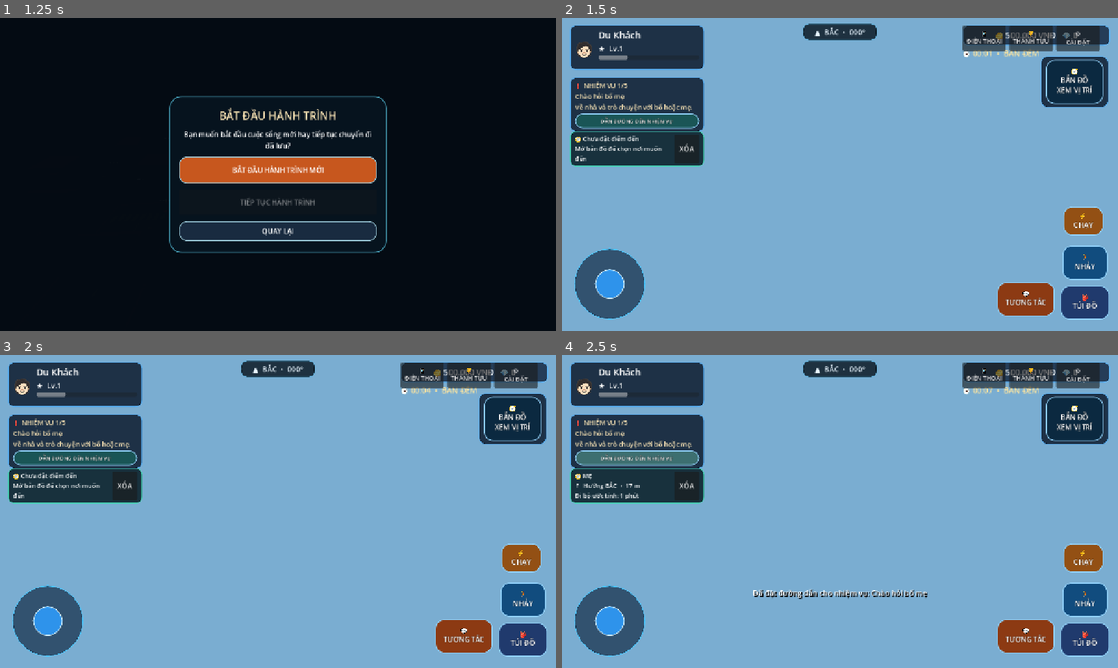
Above: before the commit, frames 1-4 (two rows, left to right).
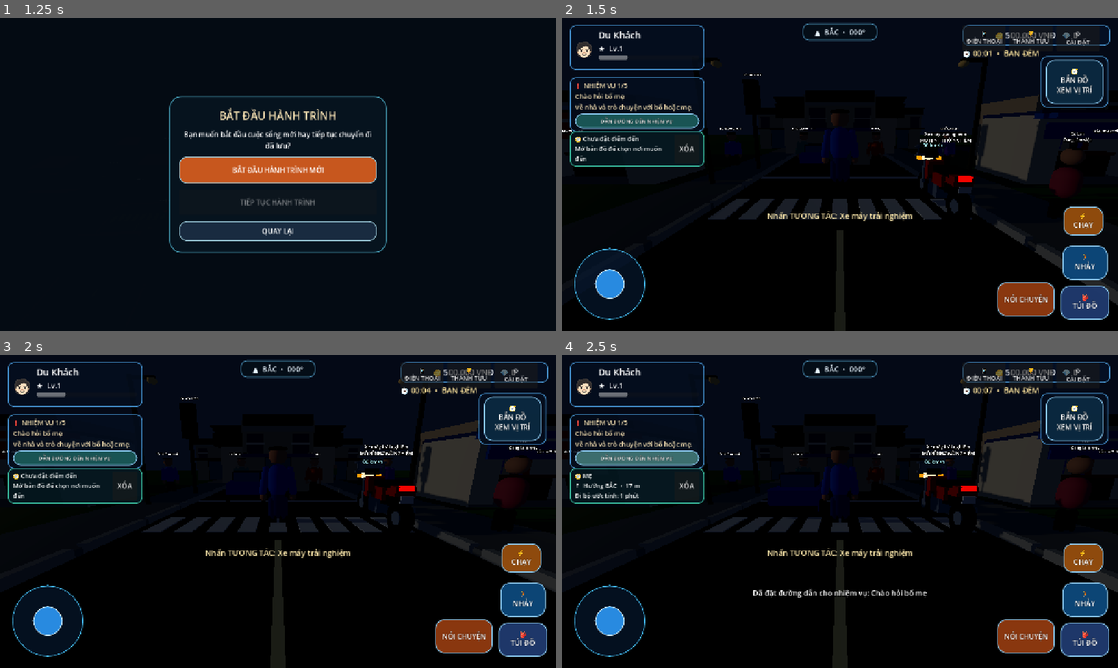
Above: after the commit, the same moments.

Repository: temu838655-dev/Vi-t-Nam-Du-L-ch
Game: Godot game, scene res://scenes/main.tscn
Two runs of this game, one before a commit and one after it. Both use one fixed random seed, a clock stepped at 60 frames per second and the inputs below.
Inputs:
- Up to frame 1 (1.25 s): click "▶ CHƠI NGAY" at 0.5 s
- Up to frame 2 (1.5 s): click "BẮT ĐẦU HÀNH TRÌNH MỚI" at 1.25 s
- Up to frame 3 (2 s): no input
- Up to frame 4 (2.5 s): click "DẪN ĐƯỜNG ĐẾN NHIỆM VỤ" at 2 s

Frame 1 is identical in both runs. In frame 2, 91% of the frame differs, in the area x 0-100%, y 0-100%; in frame 3, 91%; in frame 4, 91%.
Error before the commit: Parse Error: Identifier "delta" not declared in the current scope. (res://scripts/player.gd:566)

Commit message:
Fix player animation indentation after facial expression integration

Diff:
--- a/Godot/scripts/player.gd
+++ b/Godot/scripts/player.gd
@@ -523,6 +523,10 @@
 		left_leg.rotation.x = move_toward(left_leg.rotation.x, 0.0, delta * 4.0)
 		right_leg.rotation.x = move_toward(right_leg.rotation.x, 0.0, delta * 4.0)
 
+		left_arm.rotation.x = move_toward(left_arm.rotation.x, 0.0, delta * 4.0)
+		right_arm.rotation.x = move_toward(right_arm.rotation.x, 0.0, delta * 4.0)
+		player_visual.position.y = move_toward(player_visual.position.y, 0.0, delta * 0.12)
+
 func play_talk_expression(duration: float = 2.0) -> void:
 	# Triggers the exported facial blend shapes when the production GLB provides them.
 	talk_expression_remaining = maxf(talk_expression_remaining, duration)
@@ -563,9 +567,6 @@
 			facial_meshes.append(mesh_instance)
 	for child in node.get_children():
 		_collect_facial_meshes(child)
-		left_arm.rotation.x = move_toward(left_arm.rotation.x, 0.0, delta * 4.0)
-		right_arm.rotation.x = move_toward(right_arm.rotation.x, 0.0, delta * 4.0)
-		player_visual.position.y = move_toward(player_visual.position.y, 0.0, delta * 0.12)
 
 func set_mobile_sprint(enabled: bool) -> void:
 	mobile_sprint = enabled
